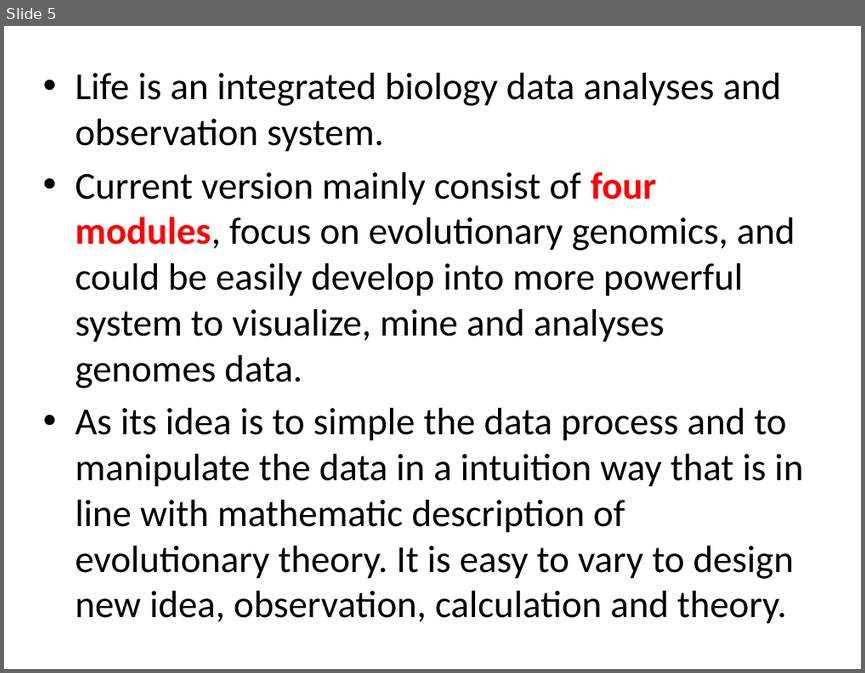
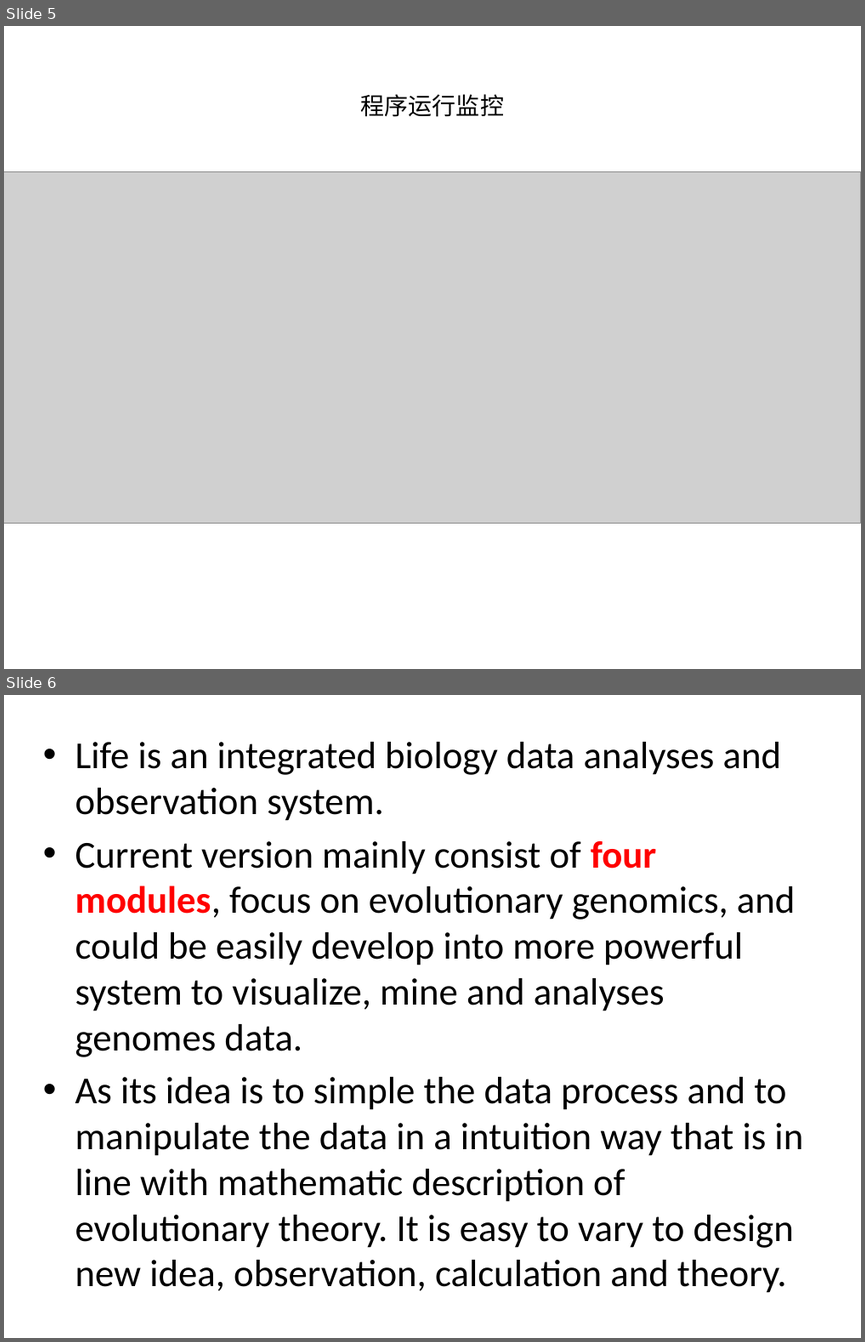
Before and after one commit to vitogump/life, a slide deck: lifeWebBasedSystemUserGuide.pptx. Shown one above the other, each under a label of ours: slide 5 before the commit, slides 5 and 6 after it. The pictures are 865x673 and 865x1342 pixels, drawn with LibreOffice and Linux fonts; fonts in the diff are those of the drawing; grey boxes stand for pictures. Boxes give left, top, right and bottom in pixels: in the first picture for what was removed or moved away, otherwise in the second. Text is boxed around its words. In the diff, an @@ line names an element or a change of style, - is before the commit and + after.

```diff
--- a/lifeWebBasedSystemUserGuide.pptx
+++ b/lifeWebBasedSystemUserGuide.pptx
@@ slide 5 added at (4,26,861,669), background #FFFFFF @@
@@ title added at (361,94,504,117), 20 pt, text #000000 @@
+程序运行监控
@@ picture added at (4,173,861,522) @@
@@ picture added at (4,171,861,523) @@
@@ what was slide 5 is now slide 6 @@
```
Also in this commit, not shown: 3 slides changed, 8 other files.
